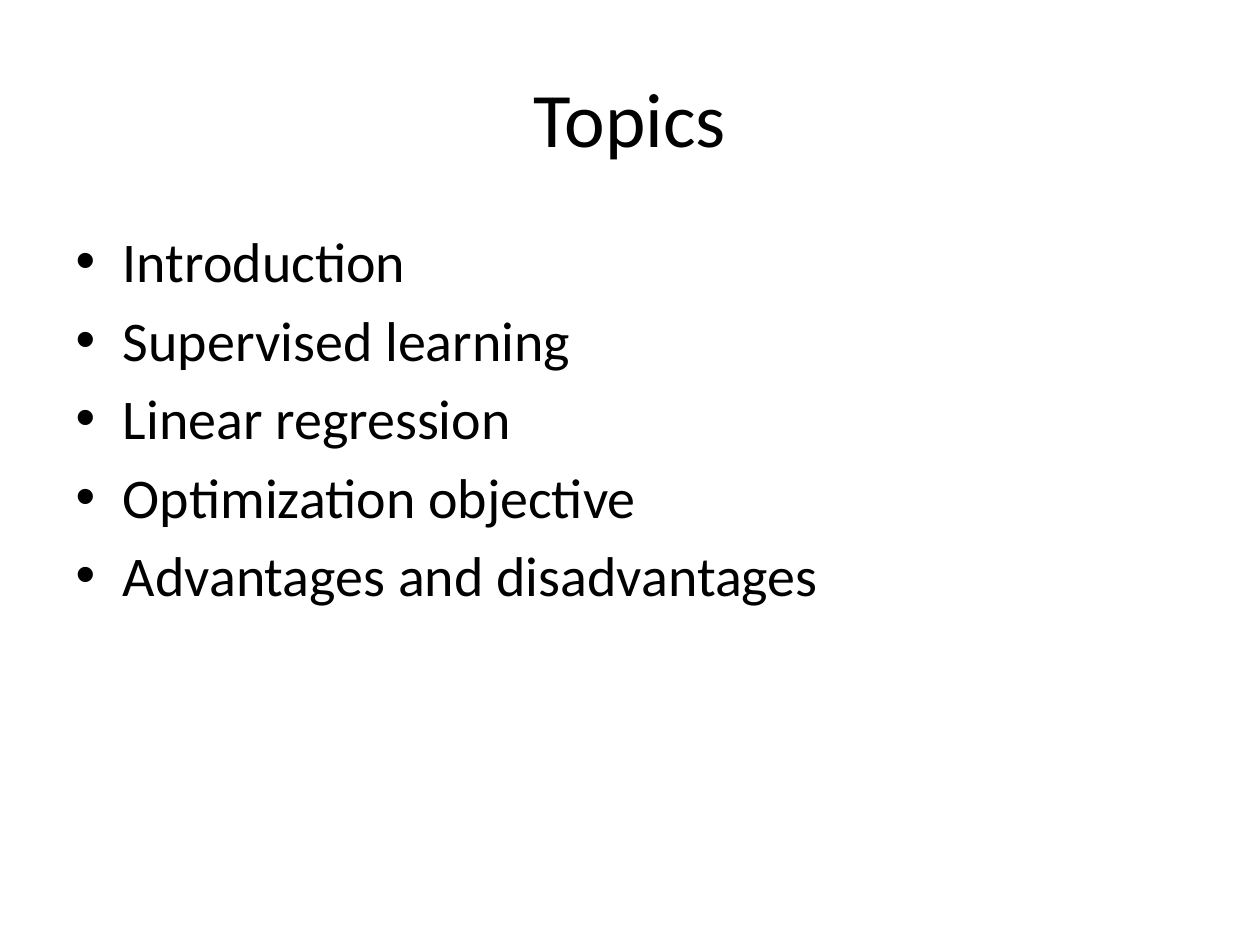
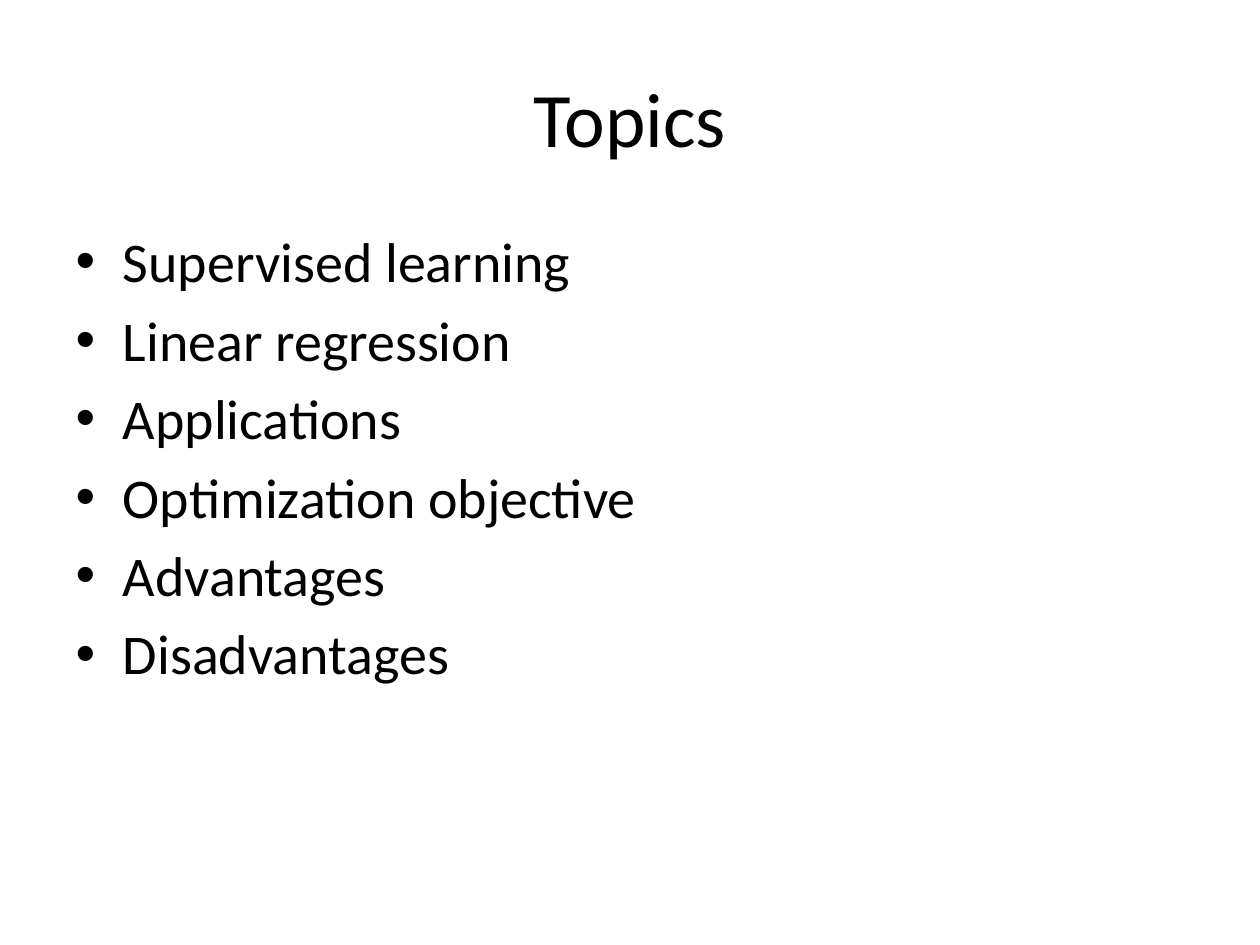
Before and after one commit to look4pritam/ArtificialIntelligence, a slide deck: slide 2 of MachineLearning/LinearRegression/LinearRegression.pptx. Drawn at 1260x945 pixels with LibreOffice and Linux fonts; fonts in the diff are those of the drawing. Boxes give left, top, right and bottom in pixels: in the first picture for what was removed or moved away, otherwise in the second. Text is boxed around its words. In the diff, an @@ line names an element or a change of style, - is before the commit and + after.

```diff
--- a/MachineLearning/LinearRegression/LinearRegression.pptx
+++ b/MachineLearning/LinearRegression/LinearRegression.pptx
@@ text at <box>123,243,405,283</box>: paragraph removed @@
-• Introduction
@@ text at <box>123,400,401,448</box>: paragraph added @@
+• Applications
@@ text at <box>123,557,449,684</box>: text changed @@
-• Advantages and disadvantages
+• Advantages
+• Disadvantages
```
Also in this commit, not shown: 2 other slides changed, 6 slides added, 1 slide removed.
